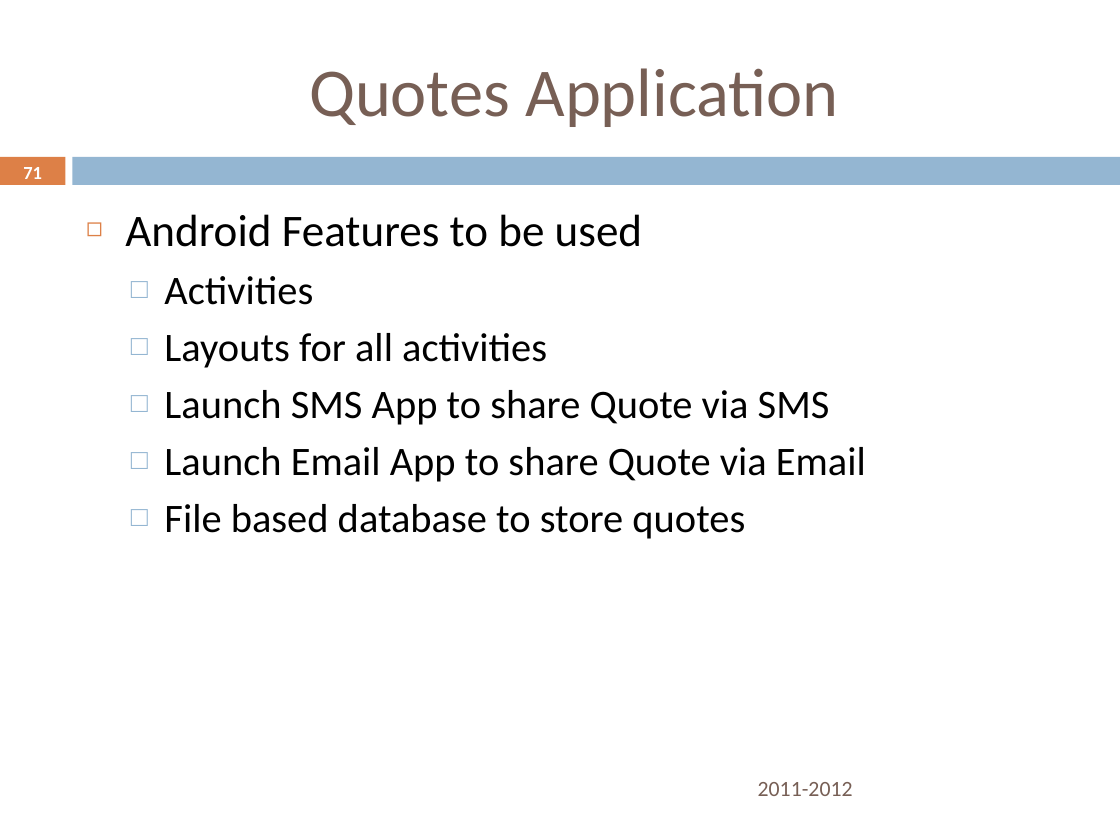
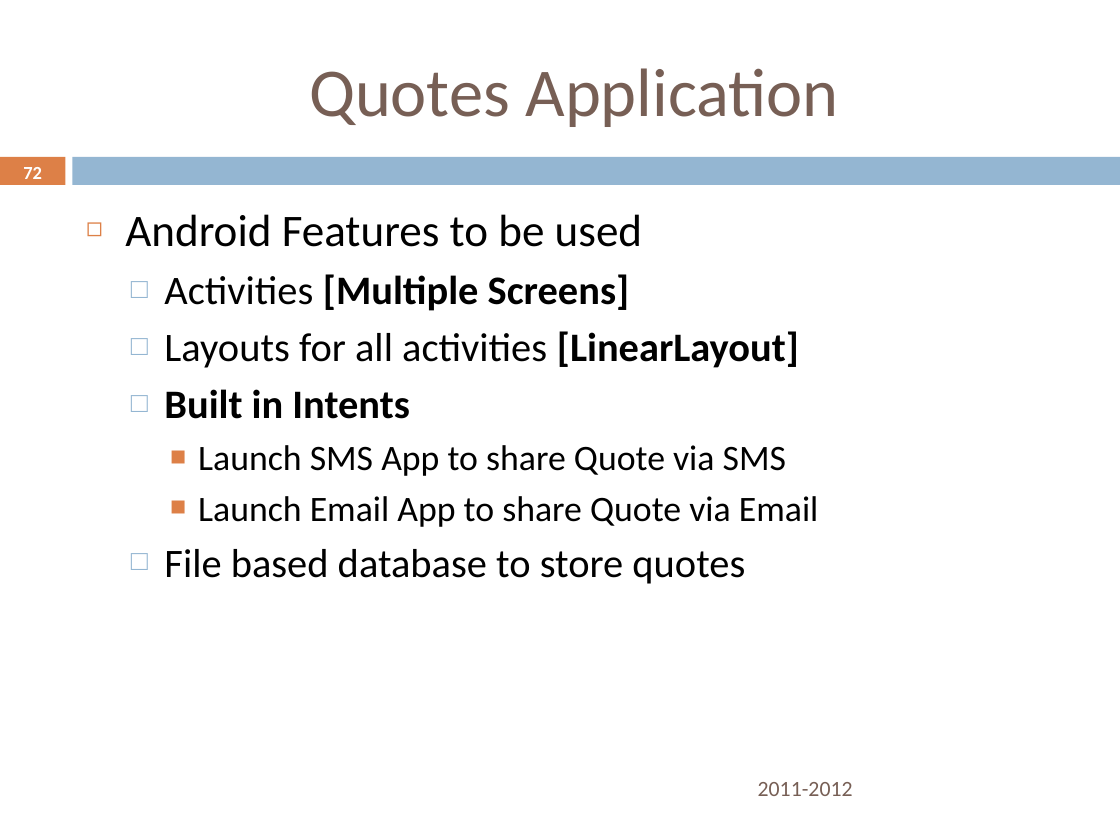
Before and after one commit to rominirani/Nitrodroid-2012-Android101-Workshop, a slide deck: slide 72 of presentation/AndroidDeveloper101Workshop-October6-Nitrodroid-2012-MindStormSoftware.pptx (slide 71 before the commit). Drawn at 1120x840 pixels with LibreOffice and Linux fonts; fonts in the diff are those of the drawing; background and template pictures are left out. Boxes give left, top, right and bottom in pixels: in the first picture for what was removed or moved away, otherwise in the second. Text is boxed around its words. In the diff, an @@ line names an element or a change of style, - is before the commit and + after.

Commit message:
Updated Presentation

```diff
--- a/presentation/AndroidDeveloper101Workshop-October6-Nitrodroid-2012-MindStormSoftware.pptx
+++ b/presentation/AndroidDeveloper101Workshop-October6-Nitrodroid-2012-MindStormSoftware.pptx
@@ page number at (23, 167, 42, 179): text changed @@
-71
+72
@@ text at (164, 274, 799, 419): text changed; bold on @@
-  □ Activities
-  □ Layouts for all activities
+  □ Activities [Multiple Screens]
+  □ Layouts for all activities [LinearLayout]
+  □ Built in Intents
@@ text at (198, 445, 819, 527): size 26 to 23 pt in "Launch SMS App to share Quote via ...", "Launch Email App to share Quote via ..."; bullet □ to ■; list level 2 to 3 in "Launch SMS App to share ..."; bullet colour #94B6D2 to #DD8047; list level 2 to 3 in "Launch Email App to share ..." @@
```
Also in this commit, not shown: 4 other slides changed, 3 slides added, 1 slide removed, 1 other file.
